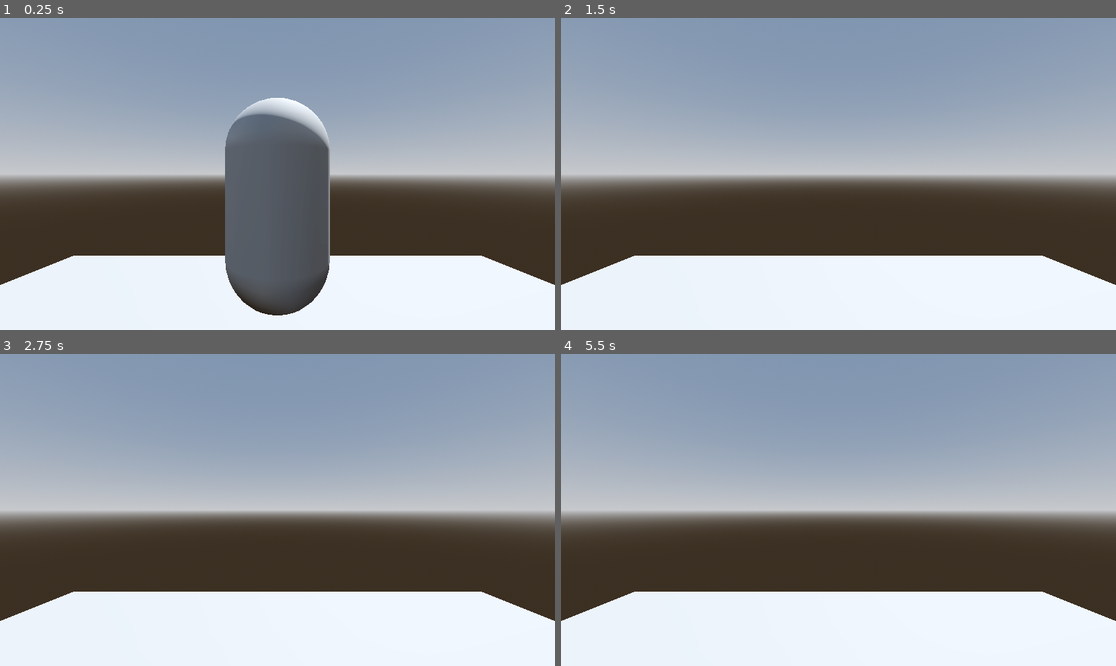
Above: before the commit, frames 1-4 (two rows, left to right).
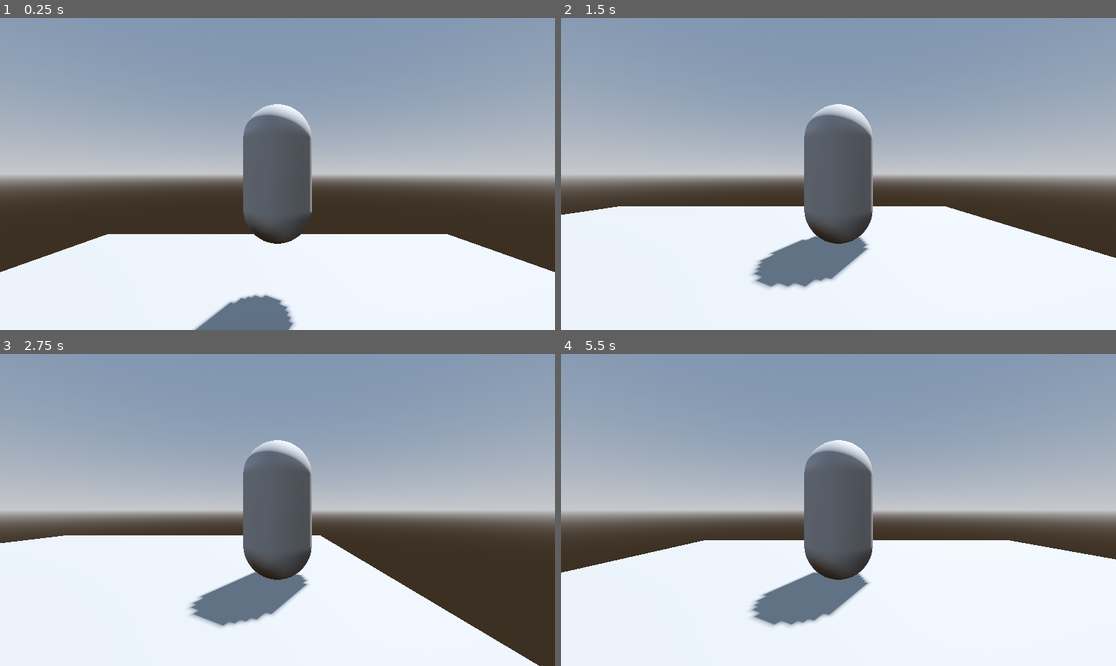
Above: after the commit, the same moments.

Repository: echoEscape/obsidian
Game: Godot game, scene res://game.tscn
The game is run twice, just before and just after one commit, with the same random seed, the same clock (stepped at 60 frames per second) and the same inputs. The project has no main scene, so this scene is started directly.
Inputs:
- Up to frame 1 (0.25 s): no input
- Up to frame 2 (1.5 s): hold D (move_right) 0.53-1.28 s; hold S (move_backward) from 1.28 s (still down)
- Up to frame 3 (2.75 s): release S (move_backward) at 2.03 s; hold D (move_right) from 2.03 s (still down)
- Up to frame 4 (5.5 s): release D (move_right) at 2.78 s; hold W (move_forward) 2.78-3.53 s; hold A (move_left) 3.53-5.03 s; hold S (move_backward) from 5.03 s (still down)

The runs differ from the first frame. In frame 1, 13% of the frame differs, in the area x 0-100%, y 25-100%; in frame 2, 19%; in frame 3, 20%; in frame 4, 20%, in the area x 0-100%, y 27-88%.

Commit message:
Add Camera movement tied to Player based on Pivots

Diff:
--- a/char_rigid_test.tscn
+++ b/char_rigid_test.tscn
@@ -16,3 +16,10 @@
 
 [node name="CollisionShape3D" type="CollisionShape3D" parent="."]
 shape = SubResource("ConvexPolygonShape3D_nbg6m")
+
+[node name="TwistPivot" type="Node3D" parent="."]
+
+[node name="PitchPivot" type="Node3D" parent="TwistPivot"]
+
+[node name="Camera3D" type="Camera3D" parent="TwistPivot/PitchPivot"]
+transform = Transform3D(1, 0, 0, 0, 1, 0, 0, 0, 1, 0, 0, 3)
--- a/game.tscn
+++ b/game.tscn
@@ -30,9 +30,6 @@
 transform = Transform3D(-0.866023, -0.433016, 0.250001, 0, 0.499998, 0.866027, -0.500003, 0.749999, -0.43301, 0, 0, 0)
 shadow_enabled = true
 
-[node name="Camera3D" type="Camera3D" parent="."]
-transform = Transform3D(1, 0, 0, 0, 1, 0, 0, 0, 1, 0, 2, 0)
-
 [node name="MeshInstance3D" type="MeshInstance3D" parent="."]
 mesh = SubResource("PlaneMesh_oifun")
 
@@ -43,3 +40,4 @@
 
 [node name="char_rigid_test" parent="." instance=ExtResource("1_30sn2")]
 transform = Transform3D(1, 0, 0, 0, 1, 0, 0, 0, 1, 0, 2, -2)
+linear_damp = 3.0
